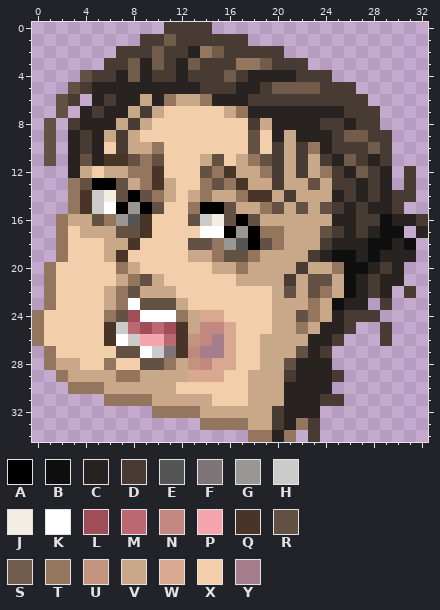
Two versions of one pixel-art sprite, Stage1st/Resources/Mahjong/carton2017/366.png. That is the earlier state.
The file is 33x35 pixels.
Palette (. is transparent): A #000000  B #100f10  C #282321  D #483b33  E #565556  F #7f7475  G #999793  H #cccbc9  J #f4ede4  K #ffffff  L #9f4d57  M #bb6872  N #c2877f  P #f6a4ad  Q #483527  R #635143  S #725c4b  T #94755d  U #c2937f  V #c9a88a  W #d9a890  X #f2cfaa  Y #a47e8b
After:
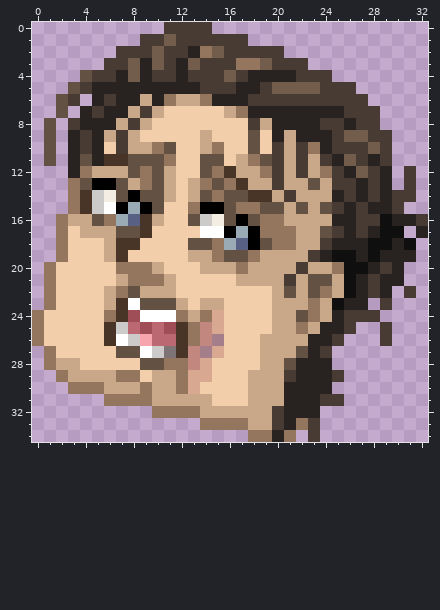
Changes in this commit:
colour E: #565556 -> #586083
colour G: #999793 -> #9babb6
Changed rows in their new state; - is a pixel that keeps its letter.
first column x 4:
 9 ----------V-------
10 -------R--VT------
11 -----R-T--R-------
12 TV--R-RV----------
13 ------R--V--------
14 ------R---RTRR----
15 -------------TTR--
16 ------V--------TT-
17 -----------------T
18 ---Q-------------T
20 ----TTV---V-------
21 -----TTV----------
23 ---Q------VV------
24 ---Q------T-------
25 ---------T-WX-----
26 ------M--T--X-----
27 -----------WX-----
28 --X-----TNWXX-----
29 -----X--T--X------
30 -----T--TW--------
